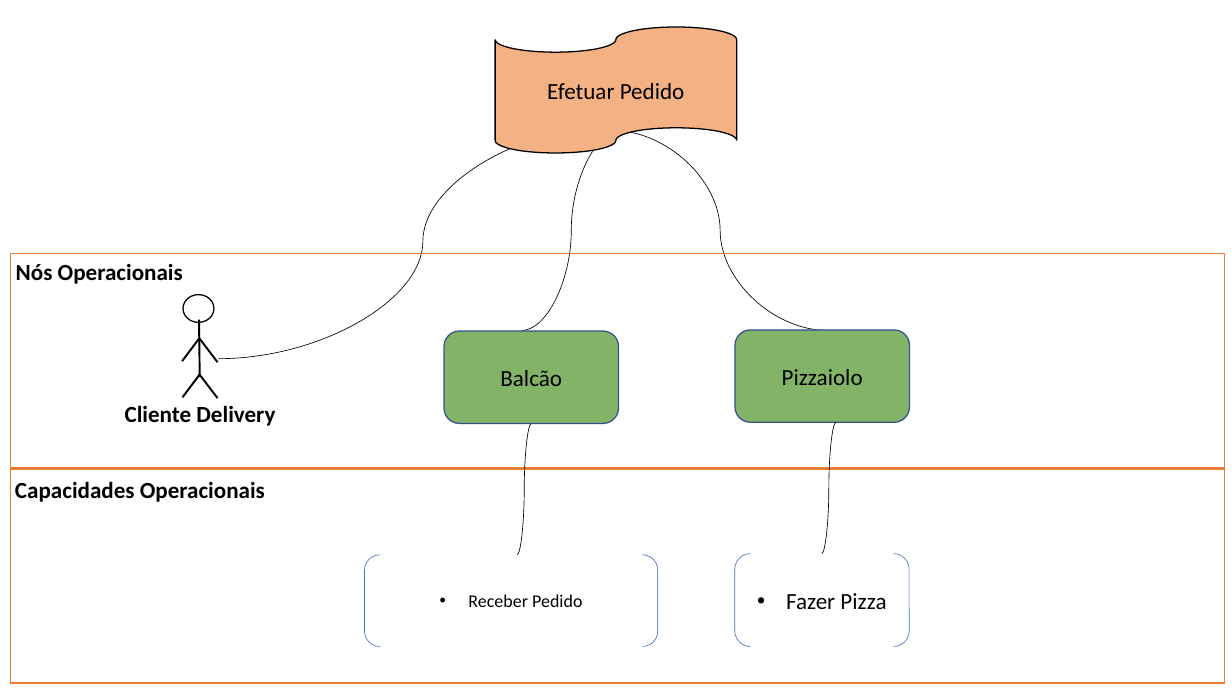
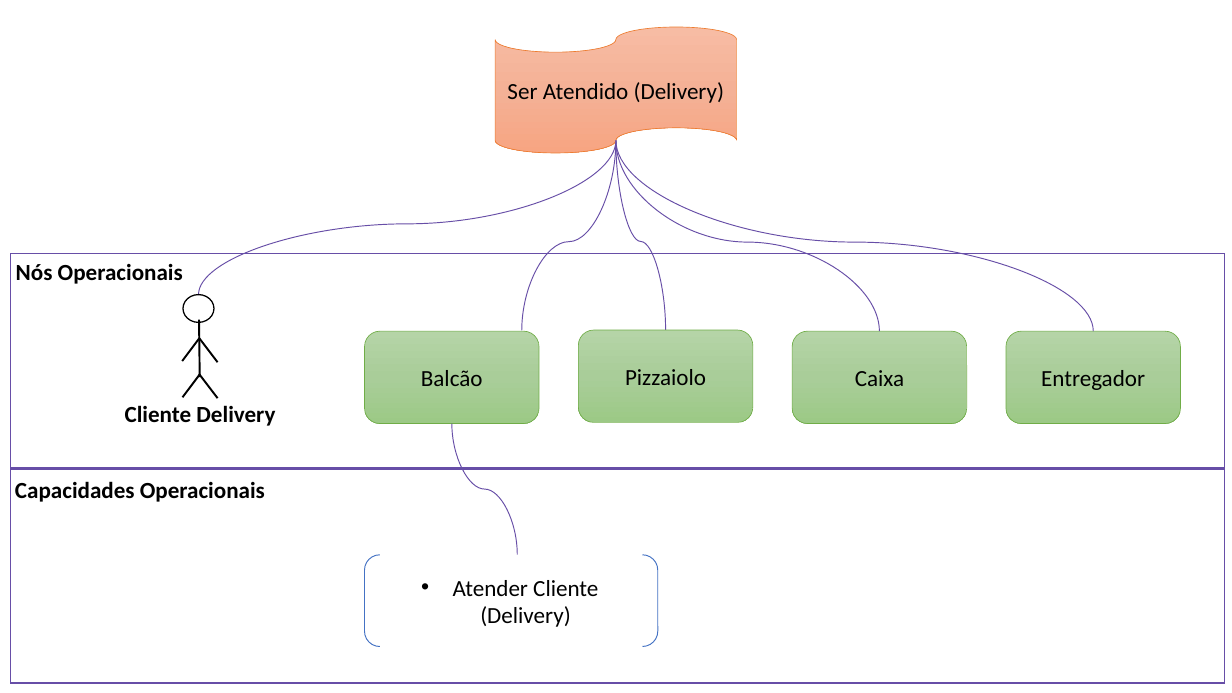
Before and after one commit to sabrinapereira0408/SG2L2, a slide deck: slide 3 of Artefatos/15. Arquitetura de Negócio.pptx. Drawn at 1232x693 pixels with LibreOffice and Linux fonts; fonts in the diff are those of the drawing. Boxes give left, top, right and bottom in pixels: in the first picture for what was removed or moved away, otherwise in the second. Text is boxed around its words. In the diff, an @@ line names an element or a change of style, - is before the commit and + after.

```diff
--- a/Artefatos/15. Arquitetura de Negócio.pptx
+++ b/Artefatos/15. Arquitetura de Negócio.pptx
@@ flow chart punched tape "Ser Atendido (Delivery)" at [495, 27, 737, 152]: fill #F4B183 to gradient #F7BDA5 to #F5B196 to #F8A582; outline #000000 1 pt to #ED7D31 0.5 pt @@
@@ text in flow chart punched tape at [507, 82, 725, 103]: text changed @@
-Efetuar Pedido
+Ser Atendido (Delivery)
@@ curved line moved from (628, 124) - (218, 359) to (616, 140) - (199, 295) @@
@@ curved line (616, 140) - (199, 295): stroke #000000 0.5 pt to #674EA7 0.75 pt @@
@@ curved line moved from (621, 130) - (522, 331) to (616, 140) - (522, 331) @@
@@ curved line (616, 140) - (522, 331): stroke #000000 0.5 pt to #674EA7 0.75 pt @@
@@ curved line moved from (613, 130) - (828, 331) to (616, 140) - (880, 331) @@
@@ curved line (616, 140) - (880, 331): stroke #000000 0.5 pt to #674EA7 0.75 pt @@
@@ curved line added from (616, 140) to (665, 330), #674EA7 0.75 pt @@
@@ curved line added from (616, 140) to (1093, 331), #674EA7 0.75 pt @@
@@ rectangle at [10, 254, 1225, 470]: outline #ED7D31 1 pt to #674EA7 1 pt @@
@@ rounded rectangle "Balcão": place and size @@
-rounded rectangle "Balcão" at [445, 331, 619, 423]
+rounded rectangle "Balcão" at [365, 331, 540, 423]
@@ rounded rectangle "Balcão" at [365, 331, 540, 423]: fill #83B366 to gradient #B5D5A7 to #AACE9A to #9CC987; outline #325491 1 pt to #70AD47 0.5 pt; proportions changed @@
@@ rounded rectangle "Pizzaiolo" at [579, 330, 753, 422]: fill #83B366 to gradient #B5D5A7 to #AACE9A to #9CC987; outline #325491 1 pt to #70AD47 0.5 pt; proportions changed @@
@@ rounded rectangle "Pizzaiolo": place and size @@
-rounded rectangle "Pizzaiolo" at [735, 330, 909, 422]
+rounded rectangle "Pizzaiolo" at [579, 330, 753, 422]
@@ rounded rectangle added at [792, 331, 967, 423], fill gradient #B5D5A7 to #AACE9A to #9CC987, outline #70AD47 0.5 pt, 18 pt, text #000000 @@
+Caixa
@@ rounded rectangle added at [1006, 331, 1181, 423], fill gradient #B5D5A7 to #AACE9A to #9CC987, outline #70AD47 0.5 pt, 18 pt, text #000000 @@
+Entregador
@@ curved line moved from (531, 424) - (518, 555) to (452, 423) - (518, 555) @@
@@ curved line (452, 423) - (518, 555): stroke #000000 0.5 pt to #674EA7 0.75 pt @@
@@ curved line removed from (836, 422) to (822, 554) @@
@@ rectangle at [10, 468, 1225, 683]: outline #ED7D31 1 pt to #674EA7 1 pt @@
@@ bracket pair "Atender Cliente (Delivery)" at [365, 555, 658, 646]: outline #4472C4 0.5 pt to #4472C4 0.75 pt @@
@@ bracket pair removed at [735, 554, 909, 646] @@
-• Fazer Pizza
@@ text in bracket pair at [453, 580, 598, 627]: text changed; size 14 to 18 pt @@
-• Receber Pedido
+• Atender Cliente (Delivery)
```
Also in this commit, not shown: 4 other slides changed, 4 slides removed, 17 other files.
